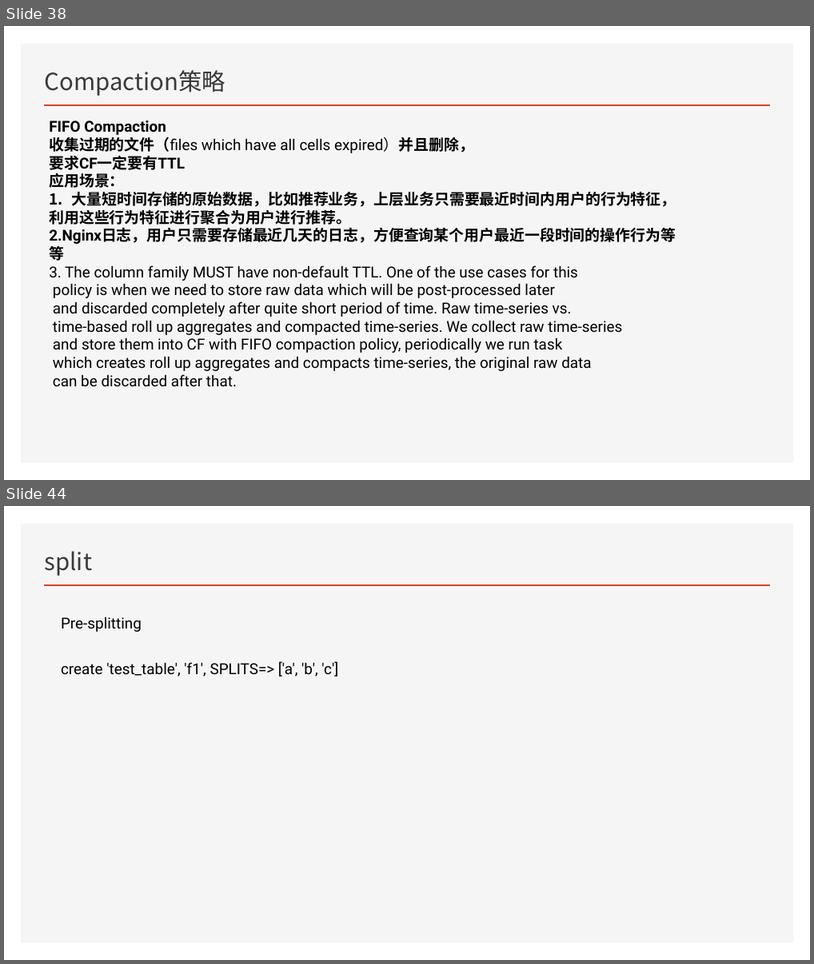
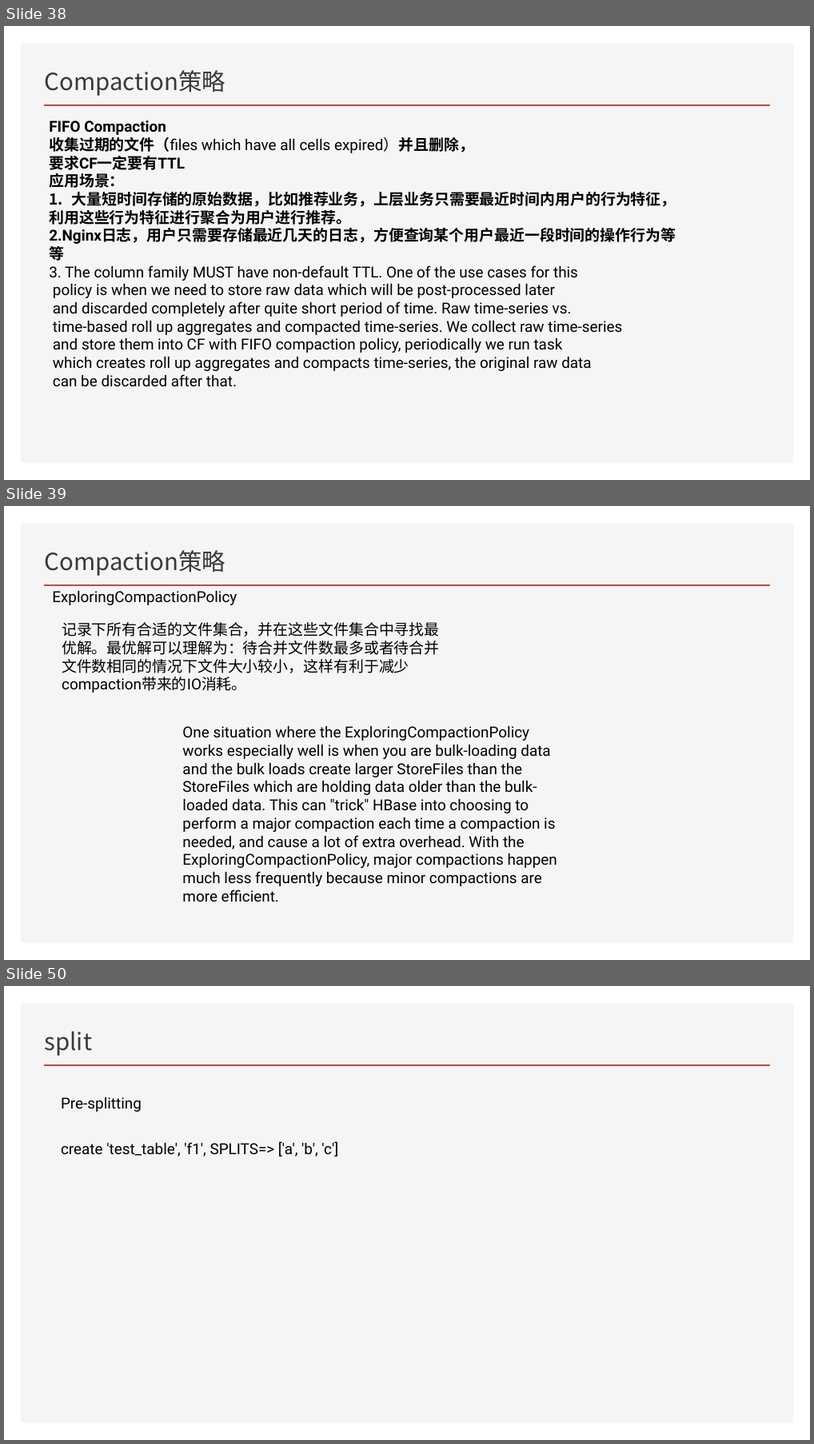
Before and after one commit to Zhangwusheng/Zhangwusheng.github.io, a slide deck: _posts/Hbase基本原理副本.pptx. Shown one above the other, each under a label of ours: slides 38 and 44 before the commit, slides 38, 39 and 50 after it; the slides between them are not shown. The pictures are 814x964 and 814x1444 pixels, drawn with LibreOffice and Linux fonts; fonts in the diff are those of the drawing. Boxes give left, top, right and bottom in pixels: in the first picture for what was removed or moved away, otherwise in the second. Text is boxed around its words. In the diff, an @@ line names an element or a change of style, - is before the commit and + after.

```diff
--- a/_posts/Hbase基本原理副本.pptx
+++ b/_posts/Hbase基本原理副本.pptx
@@ slide 39 added at (x1=4, y1=506, x2=810, y2=960), background #FFFFFF; not listed: 2 template elements that a slide beside it also shows @@
@@ title added at (x1=45, y1=550, x2=226, y2=576), 28 pt, text #3B3838 @@
+Compaction策略
@@ text added at (x1=52, y1=590, x2=237, y2=605), 18 pt, text #000000 @@
+ExploringCompactionPolicy
@@ text added at (x1=62, y1=622, x2=439, y2=692), 18 pt, text #000000 @@
+记录下所有合适的文件集合，并在这些文件集合中寻找最优解。最优解可以理解为：待合并文件数最多或者待合并文件数相同的情况下文件大小较小，这样有利于减少compaction带来的IO消耗。
@@ text added at (x1=182, y1=725, x2=558, y2=901), 18 pt, text #000000 @@
+One situation where the ExploringCompactionPolicy works especially well is when you are bulk-loading data and the bulk loads create larger StoreFiles than the StoreFiles which are holding data older than the bulk-loaded data. This can "trick" HBase into choosing to perform a major compaction each time a compaction is needed, and cause a lot of extra overhead. With the ExploringCompactionPolicy, major compactions happen much less frequently because minor compactions are more efficient.
@@ what was slide 44 is now slide 50 @@
```
Also in this commit, not shown: 2 slides changed, 9 other slides added, 3 slides removed, 1 other file.
